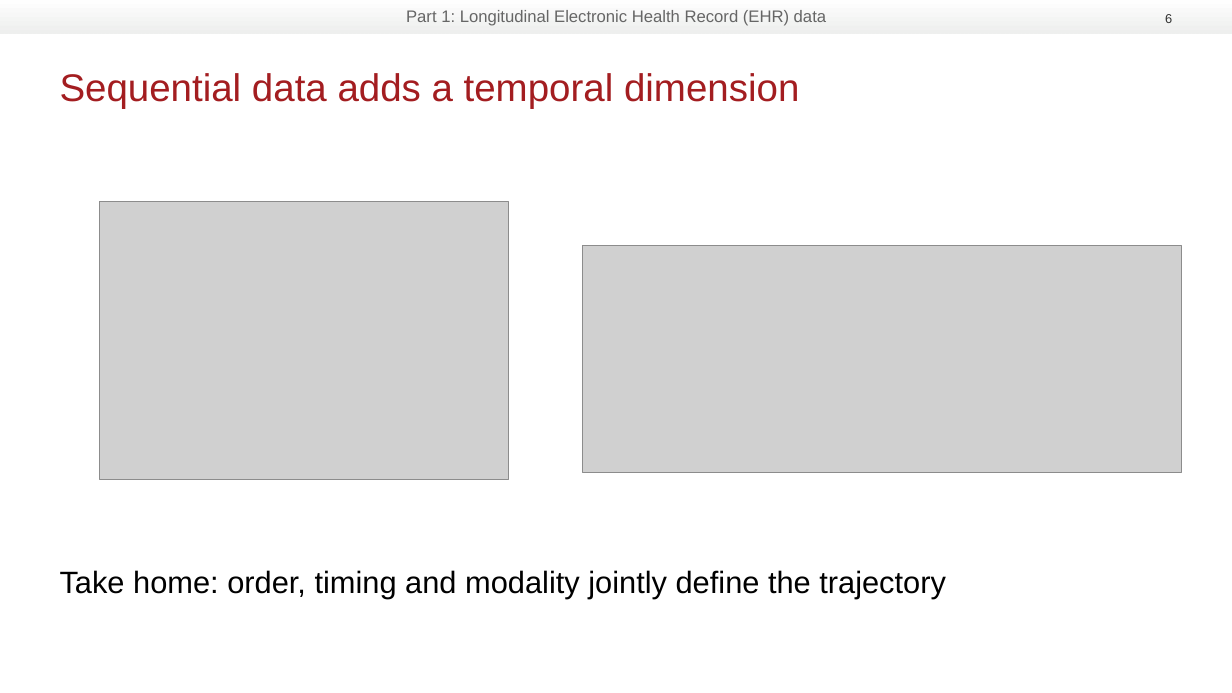
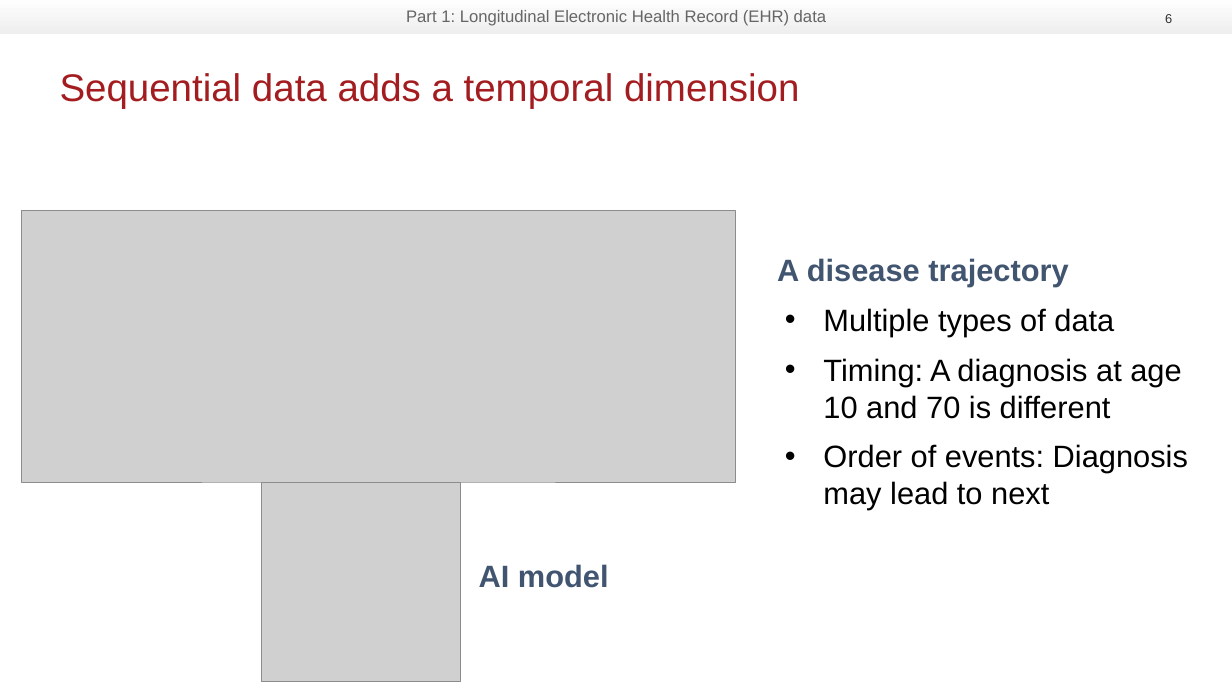
Before and after one commit to RasmussenLab/integrative_post_gwas_methods_course, a slide deck: slide 6 of slides/EHR transformer presentation 20260825.pptx. Drawn at 1232x693 pixels with LibreOffice and Linux fonts; fonts in the diff are those of the drawing; grey boxes stand for pictures; background and template pictures are left out. Boxes give left, top, right and bottom in pixels: in the first picture for what was removed or moved away, otherwise in the second. Text is boxed around its words. In the diff, an @@ line names an element or a change of style, - is before the commit and + after.

```diff
--- a/slides/EHR transformer presentation 20260825.pptx
+++ b/slides/EHR transformer presentation 20260825.pptx
@@ picture removed at (99,201,508,480) @@
@@ text "A disease trajectory" at (777,258,1188,510): vertical alignment top to middle @@
@@ picture: place and size @@
-picture at (583,245,1182,472)
+picture at (21,211,736,482)
@@ text at (777,258,1188,510): text changed @@
-Take home: order, timing and modality jointly define the trajectory
+A disease trajectory
+• Multiple types of data
+• Timing: A diagnosis at age 10 and 70 is different
+• Order of events: Diagnosis may lead to next
@@ picture added at (262,482,461,682) @@
@@ text added at (479,564,609,588), 24 pt, text #415570, bold @@
+AI model
```
Also in this commit, not shown: 18 other slides changed, 1 slide added, 1 slide removed.
